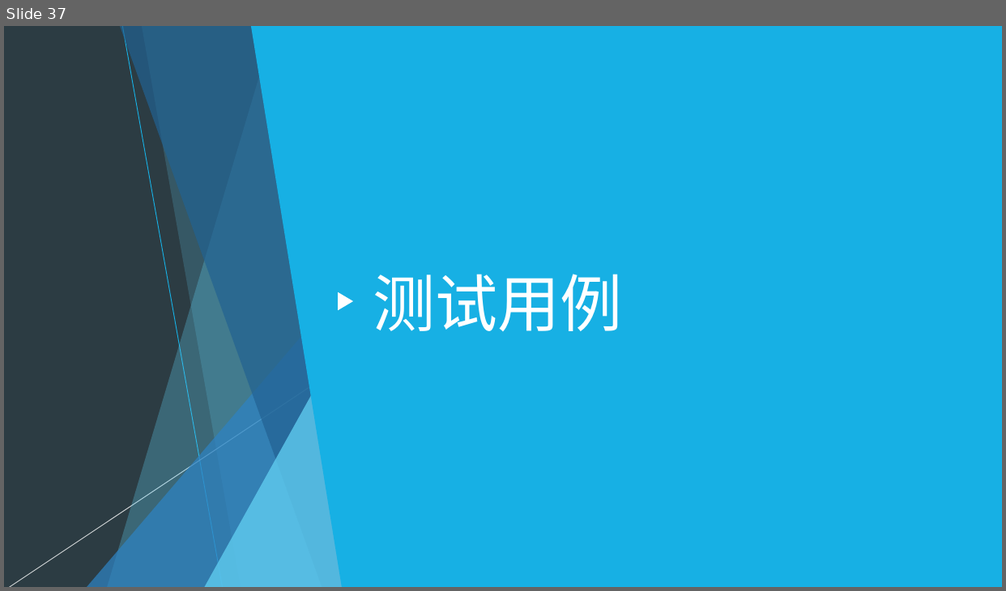
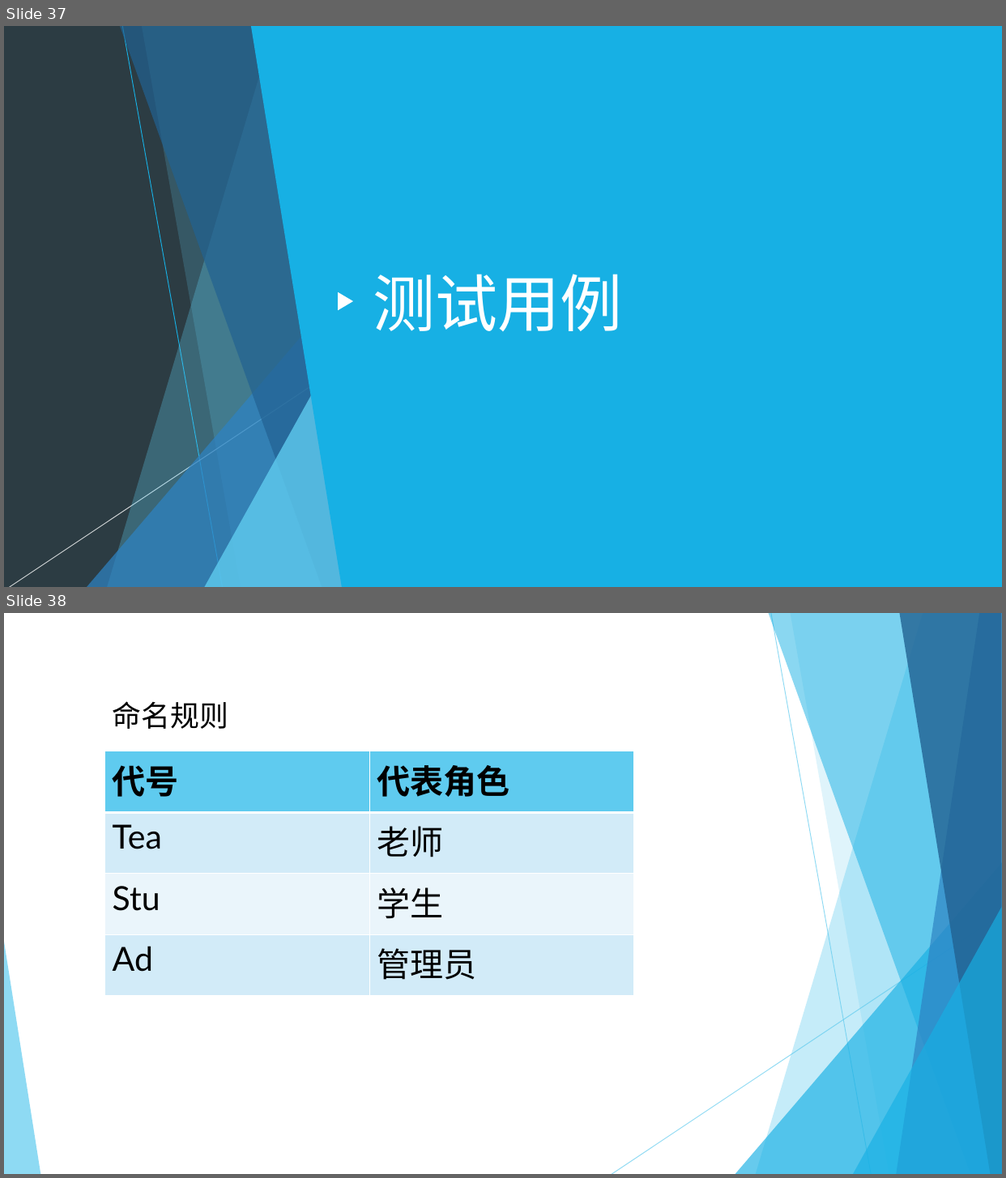
Before and after one commit to wyrda6/PRD2018-G17, a slide deck: 受控文档/需求规格说明书/软件需求规格说明书.pptx. Shown one above the other, each under a label of ours: slide 37 before the commit, slides 37 and 38 after it. The pictures are 1006x591 and 1006x1178 pixels, drawn with LibreOffice and Linux fonts; fonts in the diff are those of the drawing. Boxes give left, top, right and bottom in pixels: in the first picture for what was removed or moved away, otherwise in the second. Text is boxed around its words. In the diff, an @@ line names an element or a change of style, - is before the commit and + after.

```diff
--- a/受控文档/需求规格说明书/软件需求规格说明书.pptx
+++ b/受控文档/需求规格说明书/软件需求规格说明书.pptx
@@ slide 38 added at (4, 613, 1002, 1174), background #FFFFFF; not listed: 10 template elements that a slide beside it also shows @@
@@ text added at (113, 701, 229, 729), 28 pt, text #000000 @@
+命名规则
@@ table added at (105, 752, 633, 996), 4 rows, 2 columns @@
+代号 | 代表角色
+Tea | 老师
+Stu | 学生
+Ad | 管理员
```
Also in this commit, not shown: 4 slides changed, 1 other file.
